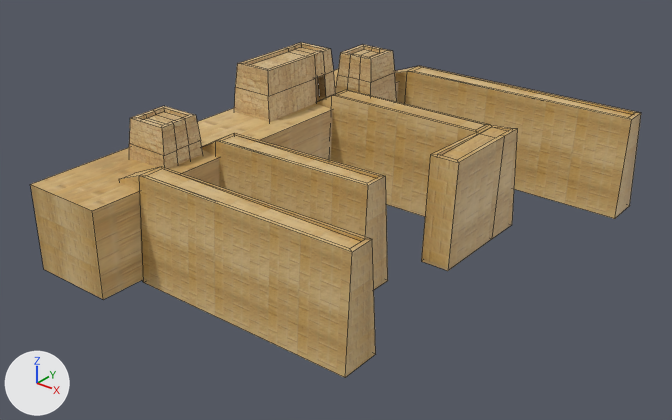
What one commit did to the Blender file Build/MapGeneratorBuild_Data/StreamingAssets/Egyptian/Models/Egyptian Port.blend.
Before and after are seen from a 50 mm lens placed at (0.637, -0.996, 0.526), pointed at (-0.129, -0.038, -0.068). The lights are fixed; the arrows at lower left show +X, +Y and +Z. Mesh edges are drawn as thin lines.

Before the edit, the objects in view are built like this:
```python
ob_cube_000 = bpy.data.objects.new('Cube.000', me_cube_047)
ob_cube_000.parent = ob_empty
ob_cube_000.location = (-0.127, 0.157, -0.0723)
ob_cube_000.rotation_euler = (0.0, 0.0, 1.535)  # degrees (0, 0, 88)
ob_cube_000.scale = (0.773, 0.773, 0.773)
ob_cube_001 = bpy.data.objects.new('Cube.001', me_cube_049)
ob_cube_001.parent = ob_empty
ob_cube_001.location = (-0.0326, 0.339, -0.0723)
ob_cube_001.rotation_euler = (0.0, 0.0, 1.535)  # degrees (0, 0, 88)
ob_cube_001.scale = (0.774, 1.17, 0.773)
ob_cube_002 = bpy.data.objects.new('Cube.002', me_cube_050)
ob_cube_002.parent = ob_empty
ob_cube_002.location = (-0.078, -0.254, -0.0723)
ob_cube_002.rotation_euler = (0.0, 0.0, 1.535)  # degrees (0, 0, 88)
ob_cube_002.scale = (0.774, 1.01, 0.773)
ob_cube_003 = bpy.data.objects.new('Cube.003', me_cube_052)
ob_cube_003.location = (-0.3, 0.26, 0.0)
ob_cube_003.rotation_euler = (0.0, 0.0, -3.136)  # degrees (0, 0, -180)
ob_cube_024 = bpy.data.objects.new('Cube.024', me_cube_016)
ob_cube_024.parent = ob_empty
ob_cube_024.location = (-0.131, -0.103, -0.0723)
ob_cube_024.rotation_euler = (0.0, 0.0, 1.535)  # degrees (0, 0, 88)
ob_cube_024.scale = (0.773, 0.773, 0.773)
# also in view: 'Cube.045' at (-0.347, 0.102, 0.044); 'Cube.025' at (-0.331, -0.177, 0.023); 'Cube' at (-0.333, 0.0, -0.055)
```
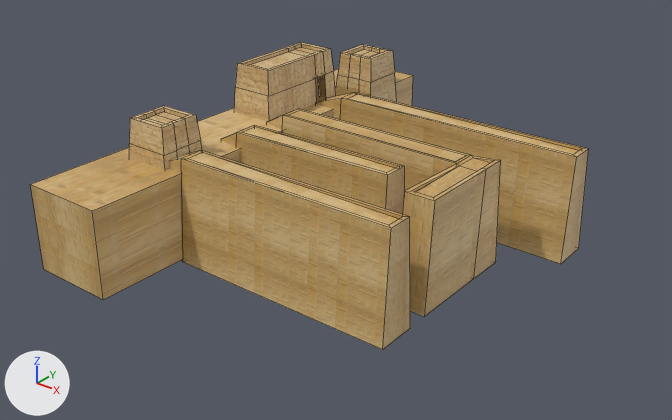
The newer file is also turned or shifted as a whole; pictures and numbers use the older file's frame.

Where the change shows, as pixel boxes (x1, y1, x2, y2) in the pictures (672 x 420 px; the box of a moved part takes in the faces that stretch with it):
'Cube.002', mesh moved: before (119, 167, 376, 378); after (169, 150, 410, 350)
'Cube.001', mesh moved: before (395, 66, 641, 219); after (316, 92, 588, 264)
'Cube.000', reshaped (17% wider, 14% taller): before (316, 90, 517, 271); after (266, 109, 501, 316)
'Cube.024', mesh moved: before (202, 133, 388, 290); after (221, 125, 405, 214)
part 4 of me_cube_047, moved or reshaped: before (316, 90, 489, 217); after (266, 109, 471, 191)
part 5 of me_cube_047, moved or reshaped: before (421, 125, 517, 271); after (403, 155, 501, 316)

Diff of the bpy script that builds the scene:
```diff
--- a/Build/MapGeneratorBuild_Data/StreamingAssets/Egyptian/Models/Egyptian Port.blend.py
+++ b/Build/MapGeneratorBuild_Data/StreamingAssets/Egyptian/Models/Egyptian Port.blend.py
@@ me_cube_016 @@
 me_cube_016.from_pydata(...)  # 20 vertices, 18 faces; spans x -0.058..0.037, y -0.165..0.236, z -0.066..0.142
 # used by ob_cube_024; parent = ob_empty; location = (-0.131, -0.103, -0.0723); rotation_euler = (0.0, 0.0, 1.535), in degrees (0, 0, 88); scale = (0.773, 0.773, 0.773)
+# me_cube_016 part 1: the whole mesh is moved by (0.055, 0.002, 0.0)
 me_cube_016.materials.append(mat_egyptianbrick_png)
@@ me_cube_050 @@
 me_cube_050.from_pydata(...)  # 20 vertices, 18 faces; spans x -0.058..0.037, y -0.165..0.236, z -0.066..0.142
 # used by ob_cube_002; parent = ob_empty; location = (-0.078, -0.254, -0.0723); rotation_euler = (0.0, 0.0, 1.535), in degrees (0, 0, 88); scale = (0.774, 1.01, 0.773)
+# me_cube_050 part 2: the whole mesh is moved by (0.095, 0.003, 0.0)
 me_cube_050.materials.append(mat_egyptianbrick_png)
@@ me_cube_049 @@
 me_cube_049.from_pydata(...)  # 20 vertices, 18 faces; spans x -0.058..0.037, y -0.165..0.236, z -0.066..0.142
 # used by ob_cube_001; parent = ob_empty; location = (-0.0326, 0.339, -0.0723); rotation_euler = (0.0, 0.0, 1.535), in degrees (0, 0, 88); scale = (0.774, 1.17, 0.773)
+# me_cube_049 part 3: the whole mesh is moved by (-0.24, -0.006, 0.0)
 me_cube_049.materials.append(mat_egyptianbrick_png)
@@ me_cube_047 @@
 me_cube_047.from_pydata(...)  # 40 vertices, 38 faces; spans x -0.201..0.04, y -0.23..0.236, z -0.067..0.142
 # used by ob_cube_000; parent = ob_empty; location = (-0.127, 0.157, -0.0723); rotation_euler = (0.0, 0.0, 1.535), in degrees (0, 0, 88); scale = (0.773, 0.773, 0.773)
+# me_cube_047 part 4: all 12 vertices in x -0.058..0.02, y 0.177..0.236, z -0.066..0.137 are moved by (-0.156, -0.006, 0.0)
+# me_cube_047 part 5: all 28 vertices in x -0.201..0.04, y -0.23..-0.157, z -0.067..0.142 are moved by (-0.154, -0.058, 0.0)
 me_cube_047.materials.append(mat_egyptianbrick_png)
```
